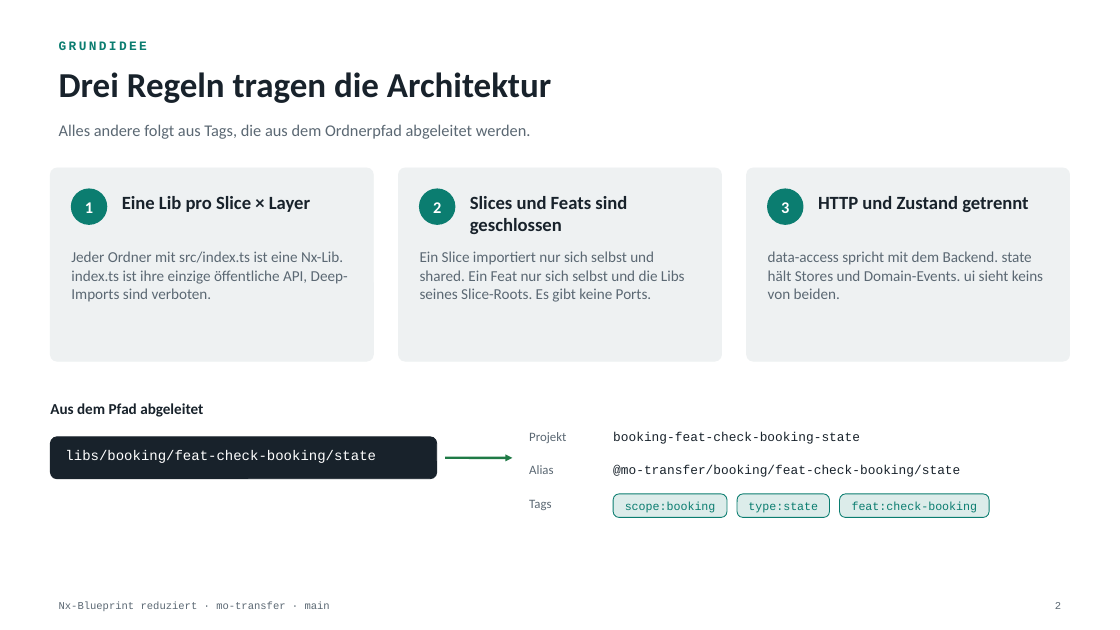
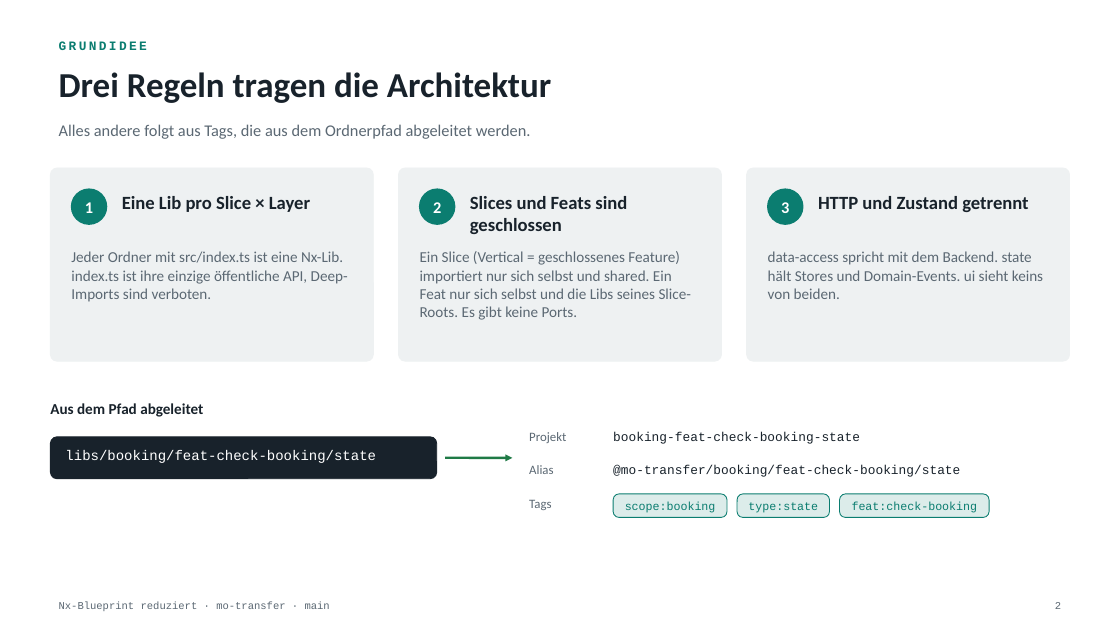
Before and after one commit to michaelbe812/mo-transfer, a slide deck: slide 2 of docs/architektur.pptx. Drawn at 1120x630 pixels with LibreOffice and Linux fonts; fonts in the diff are those of the drawing. Boxes give left, top, right and bottom in pixels: in the first picture for what was removed or moved away, otherwise in the second. Text is boxed around its words. In the diff, an @@ line names an element or a change of style, - is before the commit and + after.

```diff
--- a/docs/architektur.pptx
+++ b/docs/architektur.pptx
@@ text at (420,251,691,320): text changed @@
-Ein Slice importiert nur sich selbst und shared. Ein Feat nur sich selbst und die Libs seines Slice-Roots. Es gibt keine Ports.
+Ein Slice (Vertical = geschlossenes Feature) importiert nur sich selbst und shared. Ein Feat nur sich selbst und die Libs seines Slice-Roots. Es gibt keine Ports.
```
Also in this commit, not shown: 3 other slides changed, 54 other files.
